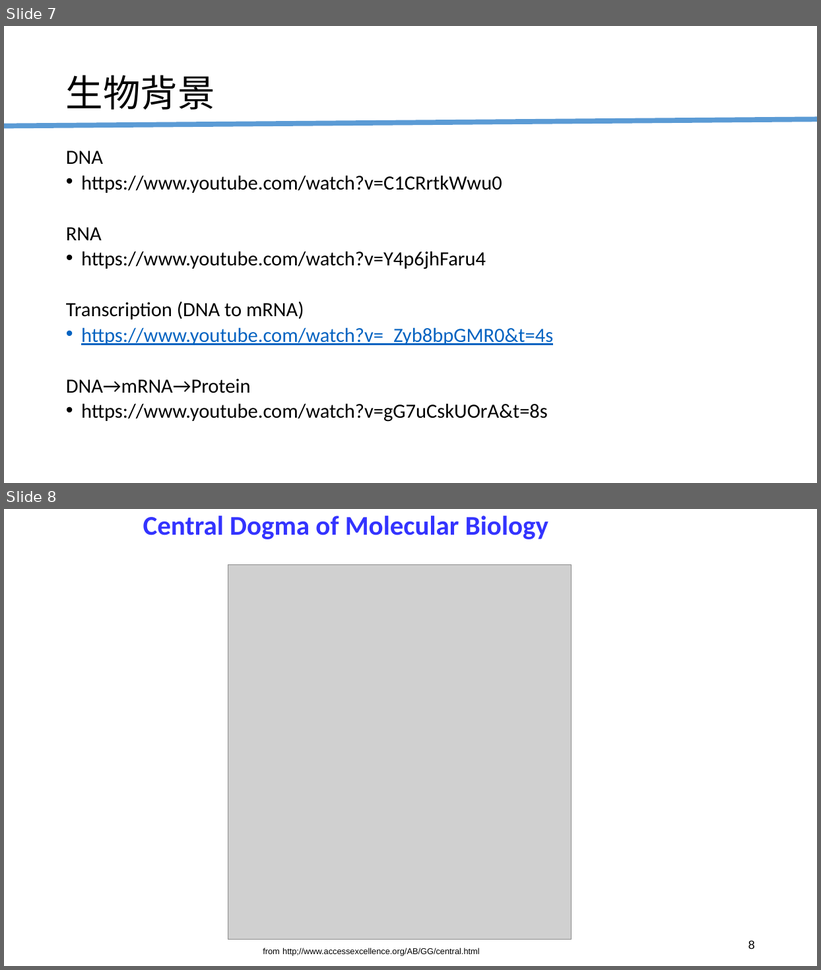
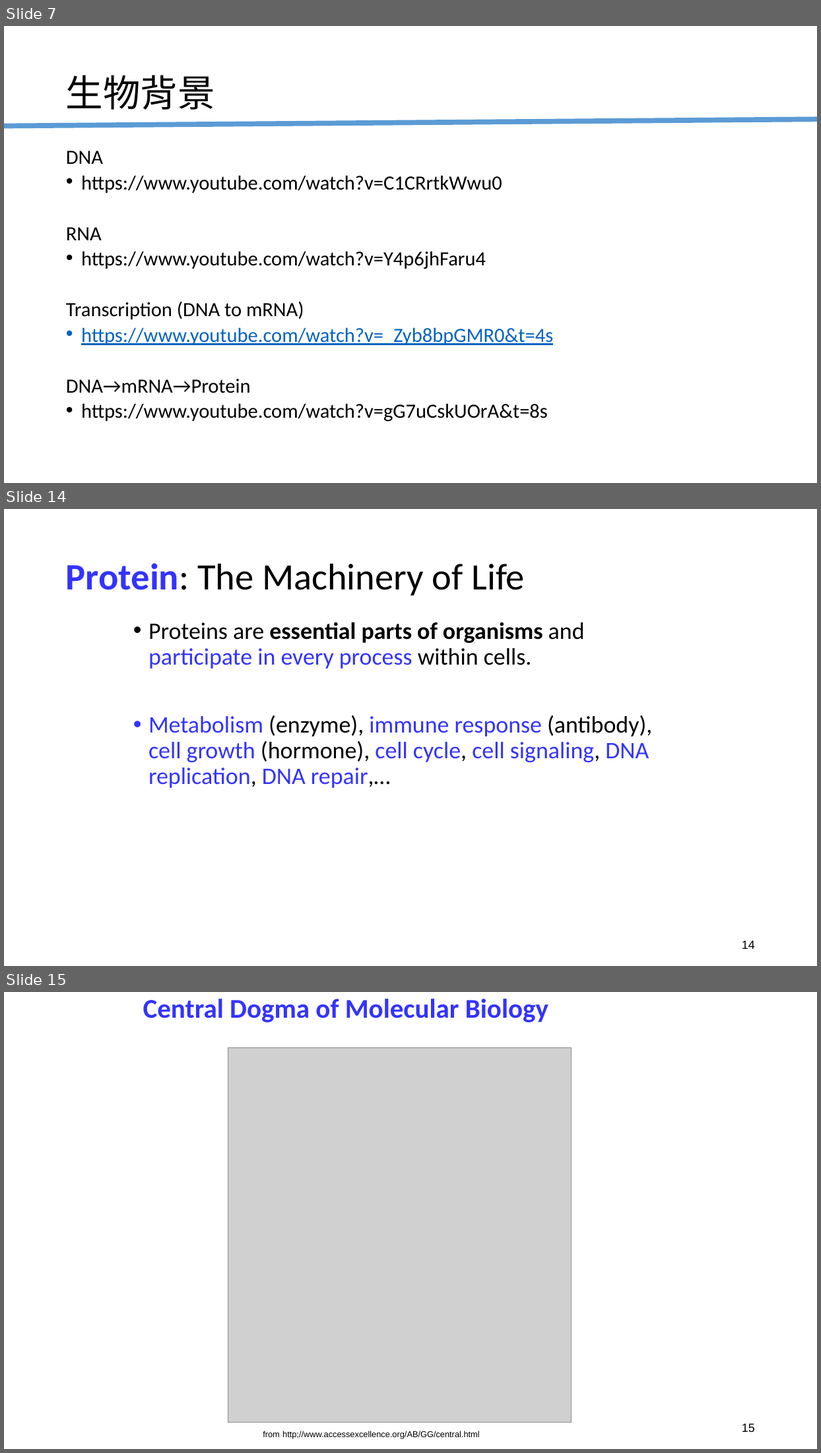
Before and after one commit to RyanCCJ/2022_Lab_Training, a slide deck: Homework/2022年暑期新生訓練成果project.pptx. Shown one above the other, each under a label of ours: slides 7 and 8 before the commit, slides 7, 14 and 15 after it; the slides between them are not shown. The pictures are 821x970 and 821x1453 pixels, drawn with LibreOffice and Linux fonts; fonts in the diff are those of the drawing; grey boxes stand for pictures. Boxes give left, top, right and bottom in pixels: in the first picture for what was removed or moved away, otherwise in the second. Text is boxed around its words. In the diff, an @@ line names an element or a change of style, - is before the commit and + after.

```diff
--- a/Homework/2022年暑期新生訓練成果project.pptx
+++ b/Homework/2022年暑期新生訓練成果project.pptx
@@ slide 14 added at bbox=[4, 509, 817, 966], background #FFFFFF @@
@@ title added at bbox=[66, 563, 525, 595], 44 pt, text #000000 @@
+Protein: The Machinery of Life
@@ text added at bbox=[149, 622, 652, 788], 28 pt, text #3333FF @@
+• Proteins are essential parts of organisms and participate in every process within cells.
+• Metabolism (enzyme), immune response (antibody), cell growth (hormone), cell cycle, cell signaling, DNA replication, DNA repair,…
@@ page number added at bbox=[742, 941, 755, 949], 14 pt, text #000000 @@
+14
@@ what was slide 8 is now slide 15 @@
@@ page number at bbox=[742, 1424, 755, 1432]: text changed @@
-8
+15
```
Also in this commit, not shown: 4 slides changed, 6 other slides added.
